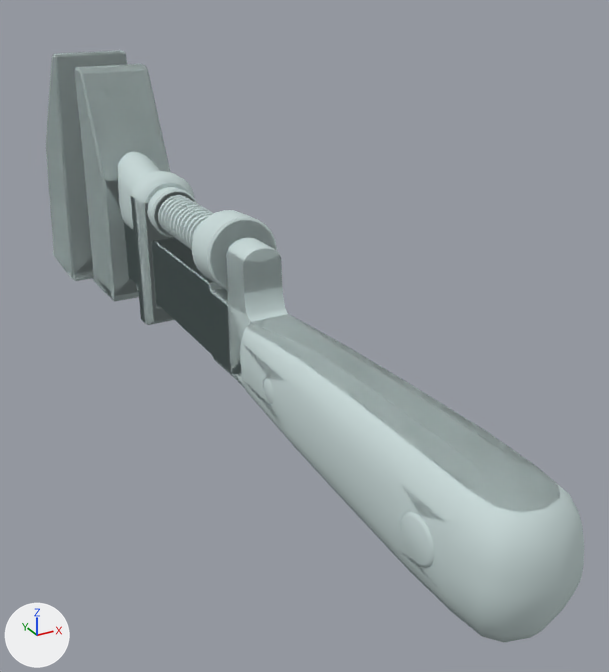
A saved change to the Blender file src/weapons/wrench/c_wrench-zero.blend.
Both versions are drawn from a camera (50 mm lens) standing at (-8.9, -11.9, 9.4) and looking at (1.9, 7.7, -0.4). Lighting does not change. The marker at lower left points along +X, +Y and +Z. Objects named as collision shapes, trigger or cutter boxes, shadow casters or lower levels of detail are left out.

Script lines for the objects in view, before the commit:
```python
me_c_wrench_physics = bpy.data.meshes.new('c_wrench_physics')
me_c_wrench_physics.from_pydata(...)  # 27 vertices, 50 faces; spans x -1.6..1.6, y -4.3..24.1, z -2.4..6.3
me_c_wrench_physics.materials.append(mat_phy)  # white #d8f7e5
me_c_wrench_reference = bpy.data.meshes.new('c_wrench_reference')
me_c_wrench_reference.from_pydata(...)  # 2712 vertices, 5254 faces; spans x -1.6..1.7, y -4.3..24.1, z -2.4..6.4
me_c_wrench_reference.materials.append(mat_c_wrench)  # light grey #c9d9d8
me_c_wrench_reference_lod1 = bpy.data.meshes.new('c_wrench_reference_lod1')
me_c_wrench_reference_lod1.from_pydata(...)  # 1320 vertices, 2550 faces; spans x -1.6..1.7, y -4.3..24.1, z -2.4..6.4
me_c_wrench_reference_lod1.materials.append(mat_c_wrench)  # light grey #c9d9d8
ob_c_wrench_physics = bpy.data.objects.new('c_wrench_physics', me_c_wrench_physics)
ob_c_wrench_physics.location = (0.0, 0.0, 0.0)
ob_c_wrench_physics.hide_set(True)
ob_c_wrench_reference = bpy.data.objects.new('c_wrench_reference', me_c_wrench_reference)
ob_c_wrench_reference.location = (0.0, 0.0, 0.0)
ob_c_wrench_reference_lod1 = bpy.data.objects.new('c_wrench_reference_lod1', me_c_wrench_reference_lod1)
ob_c_wrench_reference_lod1.location = (0.0, 0.0, 0.0)
```
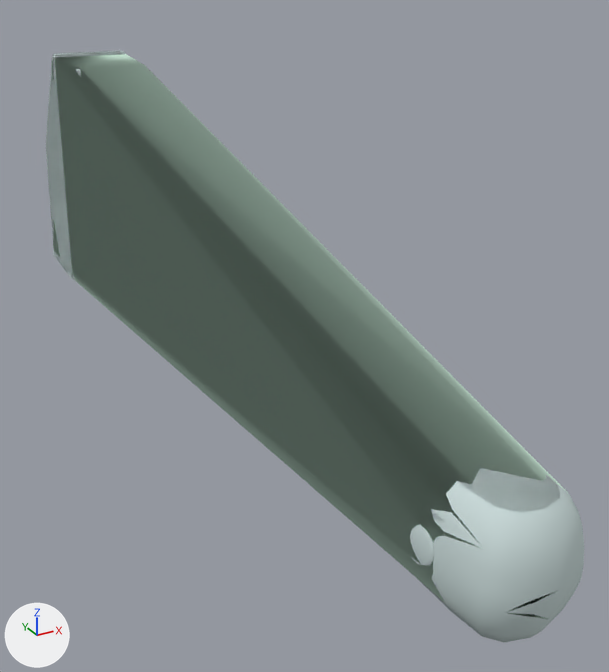
Where the change shows, as pixel boxes [x1, y1, x2, y2] in the pictures (609 x 672 px):
'c_wrench_physics', shown
    after: [52, 54, 568, 619]
'c_wrench_reference', unchanged, covered by the edit
    both: [46, 51, 584, 643]
'c_wrench_reference_lod1', unchanged, covered by the edit
    before: [75, 64, 442, 568]
    after: [76, 70, 442, 562]

The change in detail:
Object 'c_wrench_physics' (ob_c_wrench_physics) is now shown.
